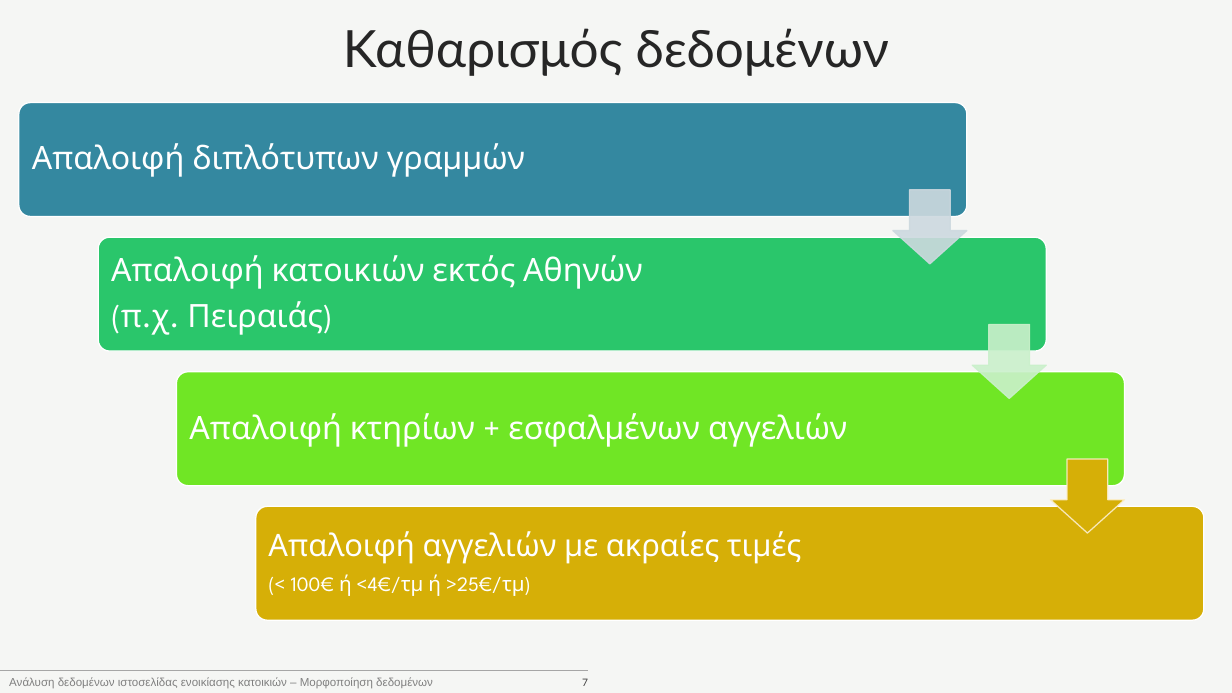
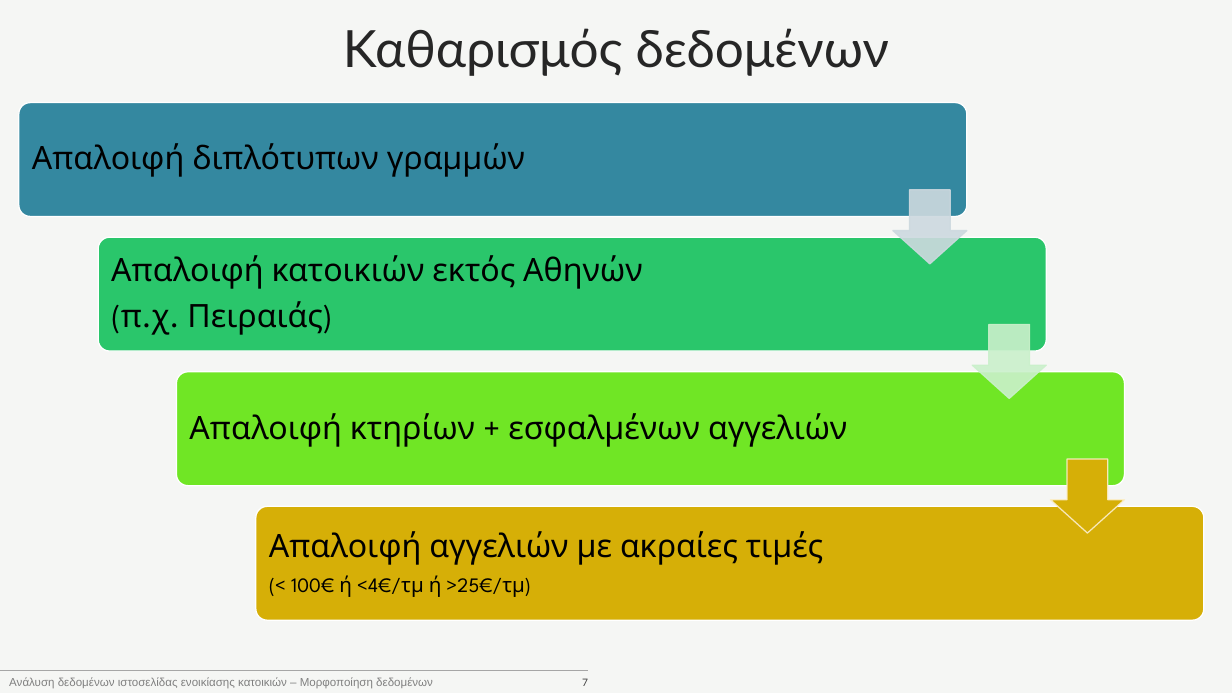
Before and after one commit to GerasimosPanagiotakopoulos/real-estate, a slide deck: slide 7 of presentation.pptx. Drawn at 1232x693 pixels with LibreOffice and Linux fonts; fonts in the diff are those of the drawing. Boxes give left, top, right and bottom in pixels: in the first picture for what was removed or moved away, otherwise in the second. Text is boxed around its words. In the diff, an @@ line names an element or a change of style, - is before the commit and + after.

```diff
--- a/presentation.pptx
+++ b/presentation.pptx
@@ text colour #FFFFFF to #000000 in 3 elements at (x1=32, y1=143, x2=525, y2=177), (x1=111, y1=255, x2=643, y2=335), (x1=189, y1=413, x2=848, y2=447) @@
@@ text "Απαλοιφή αγγελιών με ακραίες τιμές" at (x1=269, y1=531, x2=823, y2=597): size 24 to 25 pt in "Απαλοιφή αγγελιών με ακραίες τιμές"; text colour #FFFFFF to #000000 @@
```
Also in this commit, not shown: 10 other slides changed, 11 slides added, 2 slides removed, 1 other file.
